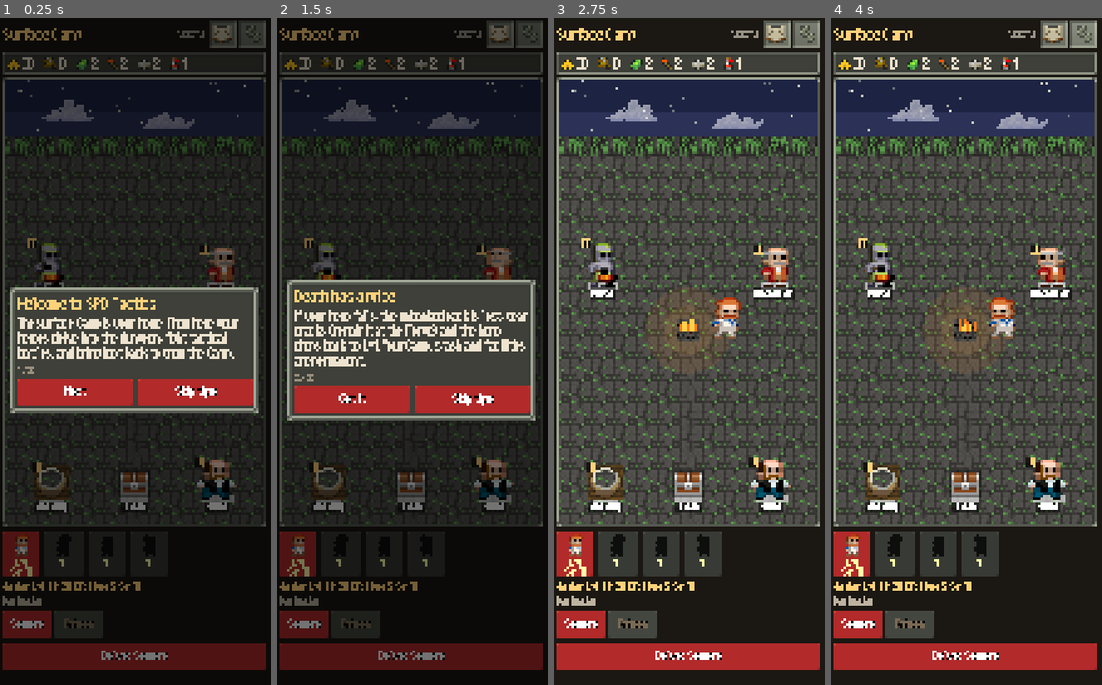
Above: before the commit, frames 1-4 (left to right).
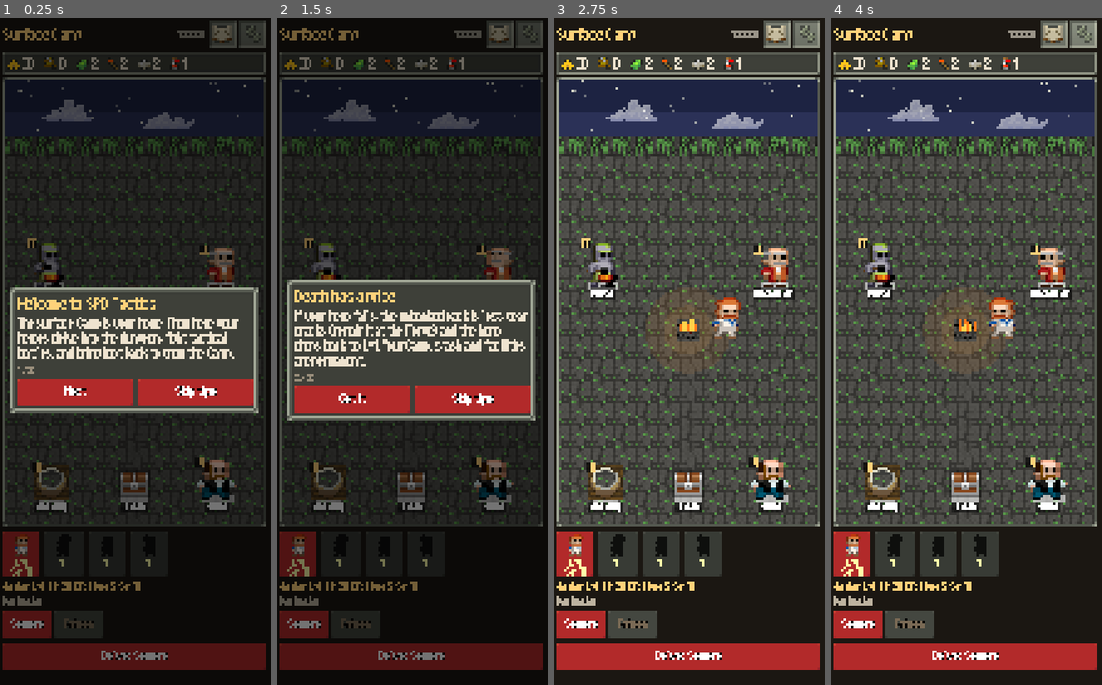
Above: after the commit, the same moments.

Repository: DaltonGoesFast/Idle-Pixel-Dungeon
Game: Godot game, scene res://scenes/main.tscn
Two runs of this game, one before a commit and one after it. Both use one fixed random seed, a clock stepped at 60 frames per second and the inputs below.
Inputs (mouse positions are in pixels of both pictures, inside the frame that each line leads up to):
- Up to frame 1 (0.25 s): no input
- Up to frame 2 (1.5 s): click "Next" at 0.5 s; click "Next" at 1.25 s
- Up to frame 3 (2.75 s): click "Skip tips" at 2 s
- Up to frame 4 (4 s): click (1053, 38) at 2.77 s; click (1085, 38) at 3.52 s

The runs differ from the first frame. In frame 1, less than 0.1% of the frame differs, in the area x 66-75%, y 1-3%; in frame 2, less than 0.1%; in frame 3, less than 0.1%; in frame 4, less than 0.1%.

Commit message:
Cut v0.28.0 so the recent playtest changes can ship on Windows and Android.
Co-authored-by: Cursor <cursoragent@cursor.com>

Diff:
--- a/project.godot
+++ b/project.godot
@@ -3,7 +3,7 @@
 [application]
 
 config/name="SPD Tactics"
-config/version="0.27.1"
+config/version="0.28.0"
 run/main_scene="res://scenes/main.tscn"
 config/icon="res://icon.png"
 config/features=PackedStringArray("4.7", "GL Compatibility")
Not shown, changed: export_presets.cfg
Not shown, changed: docs/CHANGELOG.md
